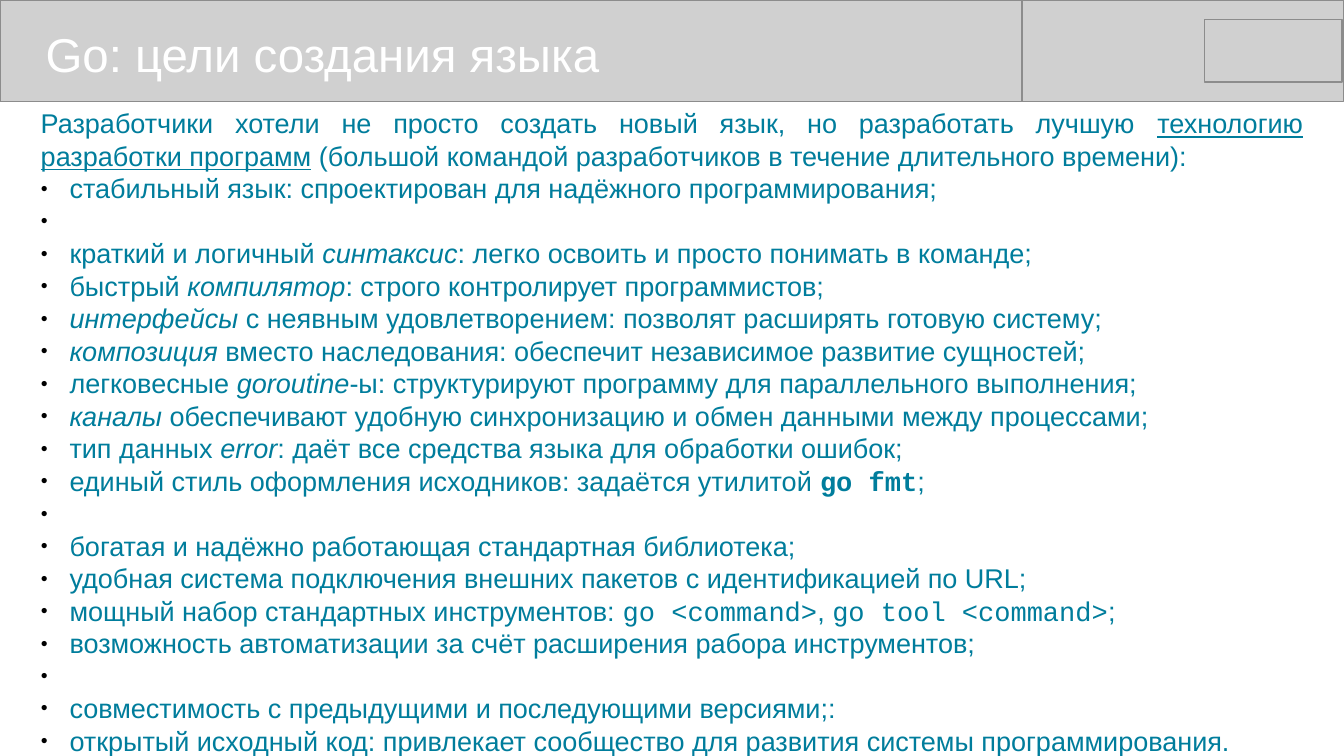
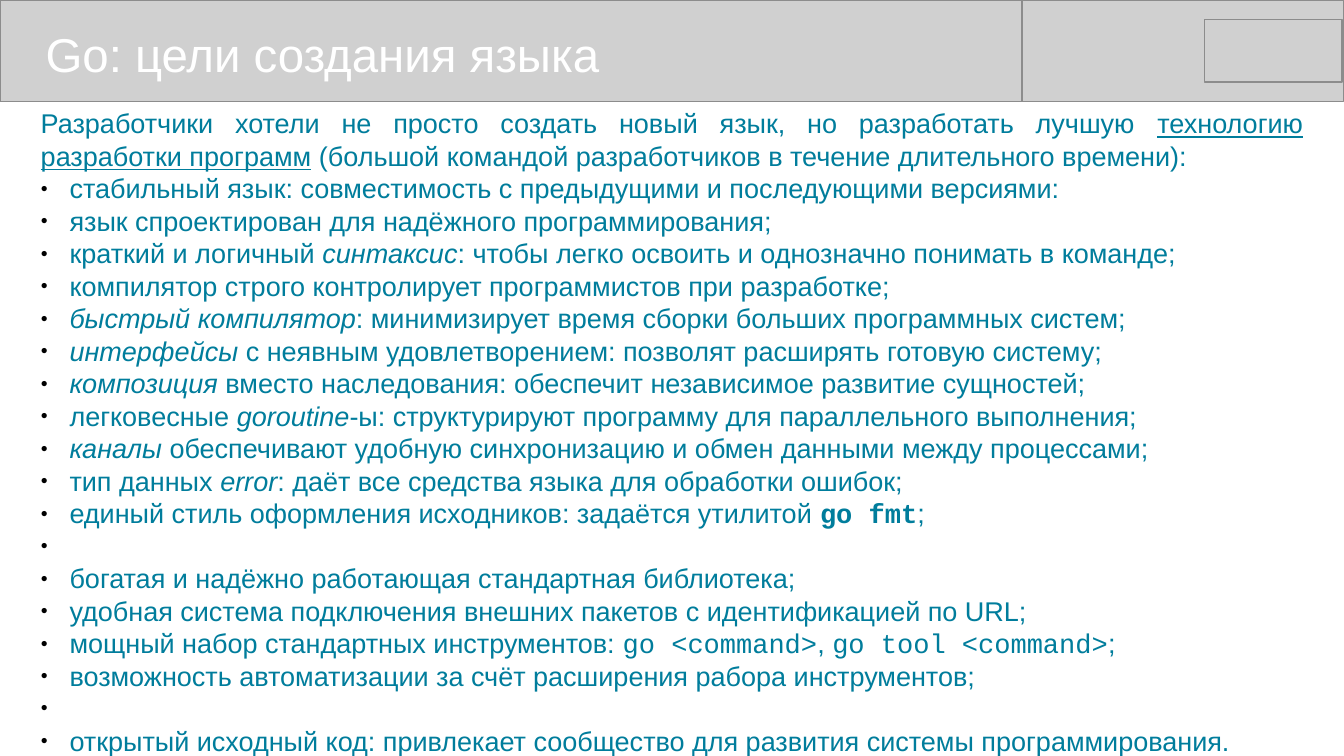
Before and after one commit to mike-shock/Go_language, a slide deck: slide 5 of Go_Review.odp. Drawn at 1344x756 pixels with LibreOffice and Linux fonts; fonts in the diff are those of the drawing; grey boxes stand for pictures. Boxes give left, top, right and bottom in pixels: in the first picture for what was removed or moved away, otherwise in the second. Text is boxed around its words. In the diff, an @@ line names an element or a change of style, - is before the commit and + after.

```diff
--- a/Go_Review.odp
+++ b/Go_Review.odp
@@ text at (70, 178, 1176, 333): text changed @@
-● стабильный язык: спроектирован для надёжного программирования;
-● краткий и логичный синтаксис: легко освоить и просто понимать в команде;
-● быстрый компилятор: строго контролирует программистов;
+● стабильный язык: совместимость с предыдущими и последующими версиями:
+● язык спроектирован для надёжного программирования;
+● краткий и логичный синтаксис: чтобы легко освоить и однозначно понимать в команде;
+● компилятор строго контролирует программистов при разработке;
+● быстрый компилятор: минимизирует время сборки больших программных систем;
@@ text at (70, 703, 836, 723): paragraph removed @@
-● совместимость с предыдущими и последующими версиями;:
```
Also in this commit, not shown: 3 other slides changed, 1 slide added.
